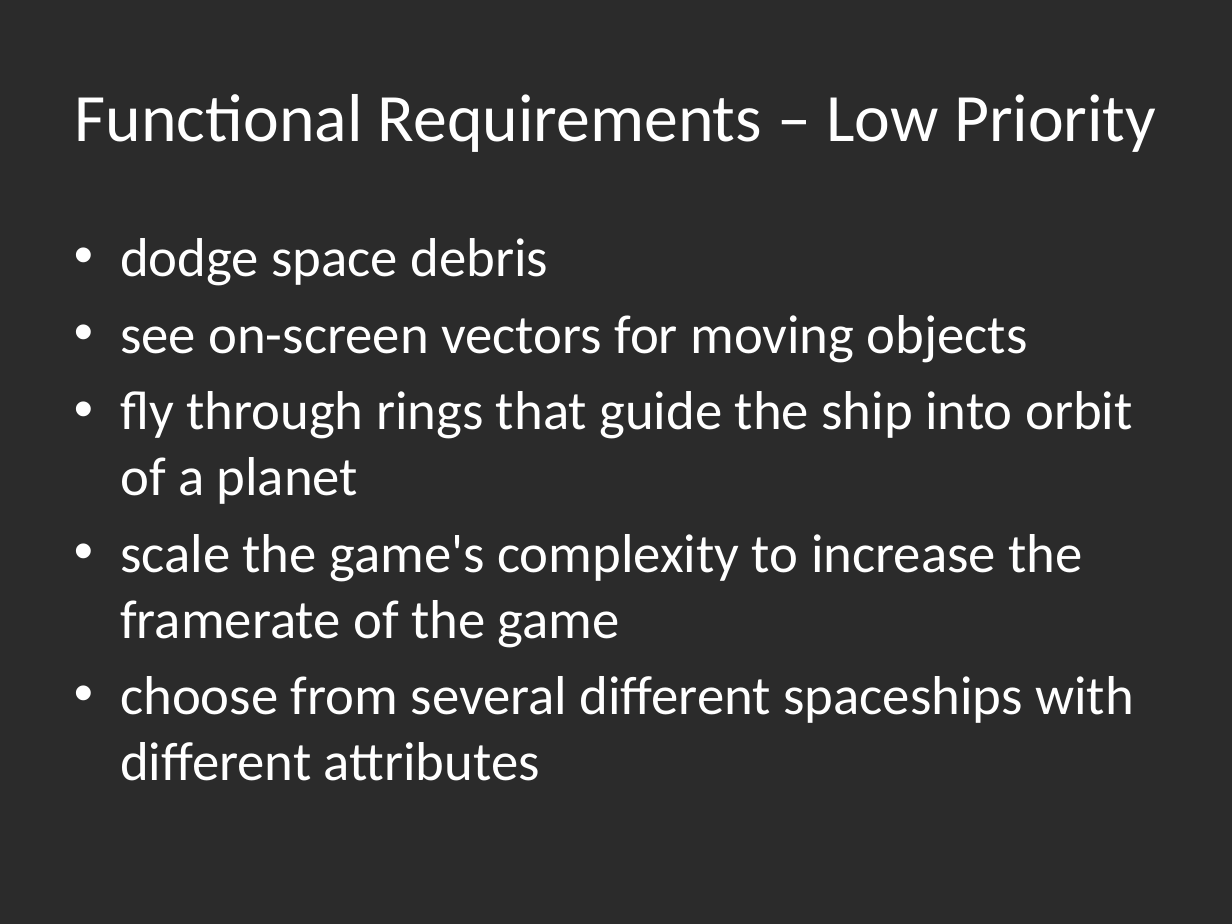
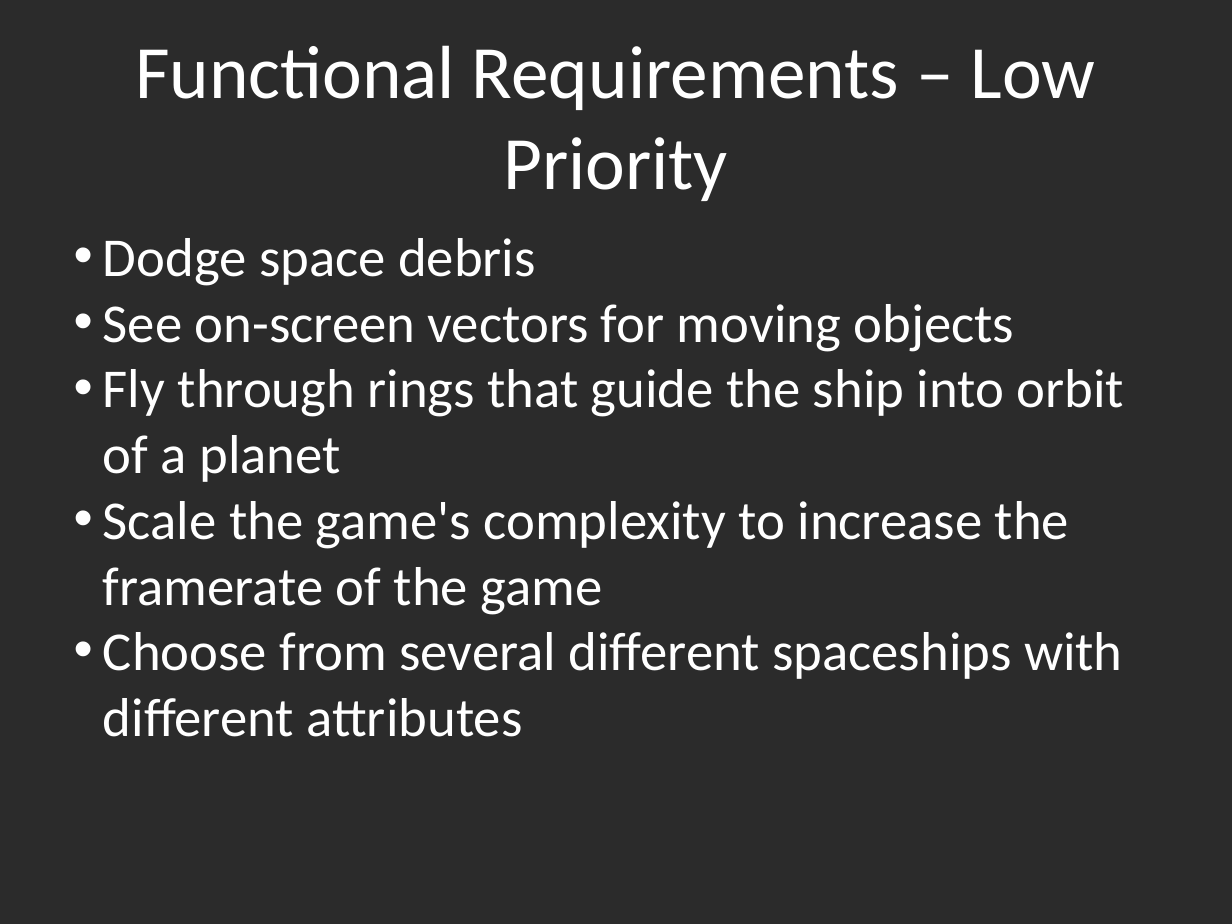
Before and after one commit to pf4d/space_simulator, a slide deck: slide 6 of doc/gamesPresentation1.pptx. Drawn at 1232x924 pixels with LibreOffice and Linux fonts; fonts in the diff are those of the drawing; background and template pictures are left out; a plain dark background stands for a picture behind light text. Boxes give left, top, right and bottom in pixels: in the first picture for what was removed or moved away, otherwise in the second. Text is boxed around its words. In the diff, an @@ line names an element or a change of style, - is before the commit and + after.

Commit message:
Added pictures and corrected some typos. Deleted odp because it messed up my background, which I did not care for.

```diff
--- a/doc/gamesPresentation1.pptx
+++ b/doc/gamesPresentation1.pptx
@@ text "Functional Requirements – Low Priority" at [135,45,1096,201]: size 39.6 to 44 pt @@
@@ text at [103,238,1124,737]: text changed @@
-• dodge space debris
-• see on-screen vectors for moving objects
-• fly through rings that guide the ship into orbit of a planet
-• scale the game's complexity to increase the framerate of the game
-• choose from several different spaceships with different attributes
+• Dodge space debris
+• See on-screen vectors for moving objects
+• Fly through rings that guide the ship into orbit of a planet
+• Scale the game's complexity to increase the framerate of the game
+• Choose from several different spaceships with different attributes
```
Also in this commit, not shown: 8 other slides changed, 4 slides added, 1 other file.
